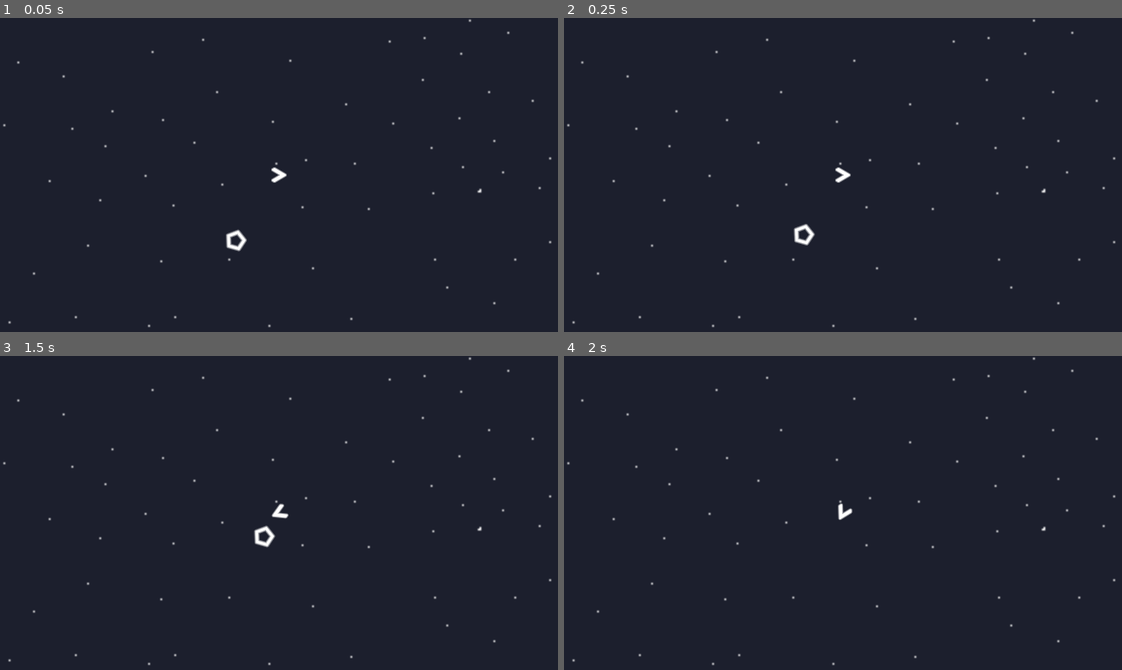
Above: before the commit, frames 1-4 (two rows, left to right).
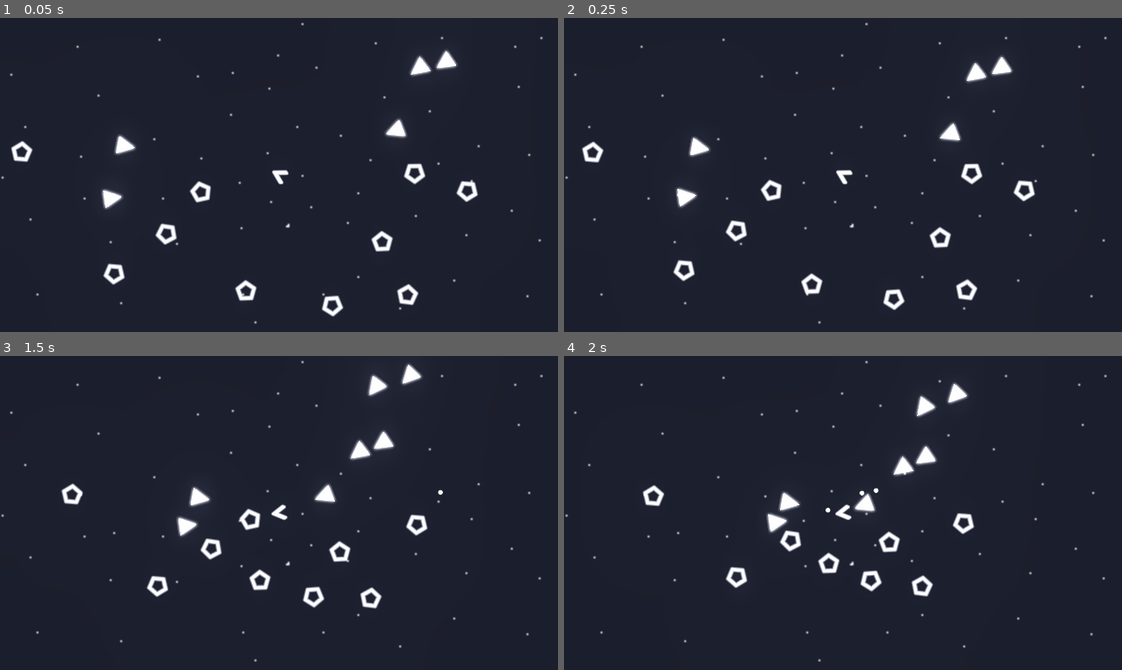
Above: after the commit, the same moments.

Repository: pattlebass/Space-jam
Game: Godot game, scene res://game.tscn
Two runs of this game, one before a commit and one after it. Both use one fixed random seed, a clock stepped at 60 frames per second and the inputs below.
Inputs (mouse positions are in pixels of both pictures, inside the frame that each line leads up to):
- Up to frame 1 (0.05 s): no input
- Up to frame 2 (0.25 s): no input
- Up to frame 3 (1.5 s): move the mouse to (401, 497) at 0.52 s; press the mouse at (401, 497) at 0.53 s; hold D (right) 0.53-1.28 s; move the mouse to (167, 528) at 1.27 s; release the mouse at (167, 528) at 1.28 s; hold A (left) from 1.28 s (still down); click (167, 528) at 1.35 s
- Up to frame 4 (2 s): keep holding A (left)

The runs differ from the first frame. In frame 1, 3.4% of the frame differs, in the area x 0-99%, y 0-99%; in frame 2, 3.4%; in frame 3, 3.5%; in frame 4, 3.3%.

Commit message:
Add files

Diff:
--- /dev/null
+++ b/Space jam/assets/bullet.gd
@@ -0,0 +1,16 @@
+extends KinematicBody2D
+
+var speed = 250
+var damage
+var parent_type
+
+func _physics_process(delta):
+	move_and_collide(Vector2(1, 0).rotated(rotation) * speed * delta)
+
+func _on_Timer_timeout():
+	queue_free()
+
+func _on_Area2D_body_entered(body):
+	if body.type != parent_type:
+		body.hp -= damage
+		queue_free()
--- /dev/null
+++ b/Space jam/assets/bullet.tscn
@@ -0,0 +1,30 @@
+[gd_scene load_steps=5 format=2]
+
+[ext_resource path="res://assets/bullet.gd" type="Script" id=1]
+[ext_resource path="res://assets/bullet.png" type="Texture" id=2]
+
+[sub_resource type="CanvasItemMaterial" id=1]
+blend_mode = 1
+
+[sub_resource type="CircleShape2D" id=2]
+radius = 2.0
+
+[node name="bullet" type="KinematicBody2D"]
+script = ExtResource( 1 )
+
+[node name="Sprite" type="Sprite" parent="."]
+material = SubResource( 1 )
+scale = Vector2( 0.1, 0.1 )
+texture = ExtResource( 2 )
+
+[node name="Timer" type="Timer" parent="."]
+wait_time = 5.0
+one_shot = true
+autostart = true
+
+[node name="Area2D" type="Area2D" parent="."]
+
+[node name="CollisionShape2D" type="CollisionShape2D" parent="Area2D"]
+shape = SubResource( 2 )
+[connection signal="timeout" from="Timer" to="." method="_on_Timer_timeout"]
+[connection signal="body_entered" from="Area2D" to="." method="_on_Area2D_body_entered"]
--- a/Space jam/assets/enemies/enemy1.gd
+++ b/Space jam/assets/enemies/enemy1.gd
@@ -3,11 +3,16 @@
 onready var player = get_parent().get_node("player")
 var speed = 20
 var damage = 1
+var hp = 2
+var type = "enemy"
+var fov = 200
 
 func _physics_process(_delta):
-	look_at(player.position)
-	move_and_slide(Vector2(1, 0).rotated(rotation) * speed)
-
+	if global_position.distance_to(player.global_position) <= fov:
+		look_at(player.position)
+		move_and_slide(Vector2(1, 0).rotated(rotation) * speed)
+	if hp <= 0:
+		queue_free()
 func _on_Area2D_body_entered(body):
 	if body == self:
 		return
--- a/Space jam/assets/enemies/enemy1.tscn
+++ b/Space jam/assets/enemies/enemy1.tscn
@@ -1,12 +1,16 @@
-[gd_scene load_steps=3 format=2]
+[gd_scene load_steps=4 format=2]
 
 [ext_resource path="res://assets/enemies/enemy1.gd" type="Script" id=1]
 [ext_resource path="res://assets/enemies/1.png" type="Texture" id=2]
+
+[sub_resource type="CanvasItemMaterial" id=1]
+blend_mode = 1
 
 [node name="enemy1" type="KinematicBody2D"]
 script = ExtResource( 1 )
 
 [node name="Sprite" type="Sprite" parent="."]
+material = SubResource( 1 )
 scale = Vector2( 0.1, 0.1 )
 texture = ExtResource( 2 )
 
--- /dev/null
+++ b/Space jam/assets/enemies/enemy2.gd
@@ -0,0 +1,19 @@
+extends "res://assets/enemies/enemy1.gd"
+
+export (PackedScene) var bullet_scene
+
+func _ready():
+	$Timer.start(rand_range(1, 2))
+	randomize()
+	speed = 30
+	damage = 1
+
+func _on_Timer_timeout():
+	if global_position.distance_to(player.global_position) <= 150:
+		var bullet = bullet_scene.instance()
+		get_parent().add_child(bullet)
+		bullet.position = global_position
+		bullet.rotation = rotation
+		bullet.damage = damage
+		bullet.parent_type = "enemy"
+	$Timer.start(rand_range(1, 2))
--- /dev/null
+++ b/Space jam/assets/enemies/enemy2.tscn
@@ -0,0 +1,29 @@
+[gd_scene load_steps=6 format=2]
+
+[ext_resource path="res://assets/enemies/enemy2.gd" type="Script" id=1]
+[ext_resource path="res://assets/bullet.tscn" type="PackedScene" id=2]
+[ext_resource path="res://assets/enemies/2.png" type="Texture" id=3]
+
+[sub_resource type="CanvasItemMaterial" id=1]
+blend_mode = 1
+
+[sub_resource type="ConvexPolygonShape2D" id=2]
+points = PoolVector2Array( -5, -5, 5, 0, -5, 5 )
+
+[node name="enemy2" type="KinematicBody2D"]
+script = ExtResource( 1 )
+bullet_scene = ExtResource( 2 )
+
+[node name="Sprite" type="Sprite" parent="."]
+material = SubResource( 1 )
+rotation = 1.5708
+scale = Vector2( 0.1, 0.1 )
+texture = ExtResource( 3 )
+
+[node name="CollisionShape2D" type="CollisionShape2D" parent="."]
+position = Vector2( -0.0809937, 0 )
+shape = SubResource( 2 )
+
+[node name="Timer" type="Timer" parent="."]
+one_shot = true
+[connection signal="timeout" from="Timer" to="." method="_on_Timer_timeout"]
--- /dev/null
+++ b/Space jam/game.gd
@@ -0,0 +1,19 @@
+extends Node2D
+
+var enemies = 0
+export (PackedScene) var enemy1_scene
+export (PackedScene) var enemy2_scene
+
+# Called when the node enters the scene tree for the first time.
+func _ready():
+	randomize()
+	for i in 300:
+		enemies += 1
+		var enemy1 = enemy1_scene.instance()
+		add_child(enemy1)
+		enemy1.position = Vector2(rand_range(-1500, 1500), rand_range(-1500, 1500))
+	for i in 300:
+		enemies += 1
+		var enemy2 = enemy2_scene.instance()
+		add_child(enemy2)
+		enemy2.position = Vector2(rand_range(-1500, 1500), rand_range(-1500, 1500))
--- a/Space jam/game.tscn
+++ b/Space jam/game.tscn
@@ -1,36 +1,54 @@
-[gd_scene load_steps=6 format=2]
+[gd_scene load_steps=12 format=2]
 
-[ext_resource path="res://assets/bg.png" type="Texture" id=1]
-[ext_resource path="res://player.gd" type="Script" id=2]
-[ext_resource path="res://assets/player/player.png" type="Texture" id=3]
-[ext_resource path="res://assets/enemies/enemy1.tscn" type="PackedScene" id=4]
+[ext_resource path="res://game.gd" type="Script" id=1]
+[ext_resource path="res://assets/enemies/enemy1.tscn" type="PackedScene" id=2]
+[ext_resource path="res://assets/enemies/enemy2.tscn" type="PackedScene" id=3]
+[ext_resource path="res://assets/bg.png" type="Texture" id=4]
+[ext_resource path="res://player.gd" type="Script" id=5]
+[ext_resource path="res://assets/bullet.tscn" type="PackedScene" id=6]
+[ext_resource path="res://assets/player/player.png" type="Texture" id=7]
 
-[sub_resource type="RectangleShape2D" id=2]
+[sub_resource type="CanvasItemMaterial" id=1]
+
+[sub_resource type="CanvasItemMaterial" id=2]
+blend_mode = 1
+
+[sub_resource type="RectangleShape2D" id=3]
 extents = Vector2( 5, 5 )
 
+[sub_resource type="Environment" id=4]
+background_mode = 4
+glow_enabled = true
+adjustment_brightness = 0.01
+
 [node name="game" type="Node2D"]
+script = ExtResource( 1 )
+enemy1_scene = ExtResource( 2 )
+enemy2_scene = ExtResource( 3 )
 
 [node name="Sprite" type="Sprite" parent="."]
-position = Vector2( 150, 80 )
-texture = ExtResource( 1 )
+material = SubResource( 1 )
+texture = ExtResource( 4 )
 region_enabled = true
-region_rect = Rect2( 0, 0, 5000, 5000 )
+region_rect = Rect2( 0, 0, 3000, 3000 )
 
 [node name="player" type="RigidBody2D" parent="."]
 position = Vector2( 140, 70 )
 gravity_scale = 0.0
 linear_damp = 1.0
 angular_damp = 2.0
-script = ExtResource( 2 )
+script = ExtResource( 5 )
+bullet_scene = ExtResource( 6 )
 
 [node name="Sprite" type="Sprite" parent="player"]
+material = SubResource( 2 )
 rotation = 1.5708
 scale = Vector2( 0.08, 0.08 )
-texture = ExtResource( 3 )
+texture = ExtResource( 7 )
 
 [node name="CollisionShape2D" type="CollisionShape2D" parent="player"]
 visible = false
-shape = SubResource( 2 )
+shape = SubResource( 3 )
 
 [node name="Camera2D" type="Camera2D" parent="player"]
 current = true
@@ -40,5 +58,38 @@
 [node name="Position2D" type="Position2D" parent="player"]
 position = Vector2( 10, 0 )
 
-[node name="enemy1" parent="." instance=ExtResource( 4 )]
-position = Vector2( 114.272, 108.225 )
+[node name="Timer" type="Timer" parent="player"]
+wait_time = 0.3
+one_shot = true
+autostart = true
+
+[node name="enemy2" parent="." instance=ExtResource( 3 )]
+position = Vector2( 50.7731, 53.3125 )
+rotation = 1.5708
+
+[node name="enemy1" parent="." instance=ExtResource( 2 )]
+position = Vector2( 170.62, 145.79 )
+
+[node name="enemy3" parent="." instance=ExtResource( 2 )]
+position = Vector2( 218.784, 69.2257 )
+
+[node name="enemy4" parent="." instance=ExtResource( 2 )]
+position = Vector2( 94.2222, 79.6889 )
+
+[node name="enemy5" parent="." instance=ExtResource( 2 )]
+position = Vector2( 249.012, 79.5228 )
+
+[node name="enemy6" parent="." instance=ExtResource( 2 )]
+position = Vector2( 120.463, 137.486 )
+
+[node name="enemy7" parent="." instance=ExtResource( 2 )]
+position = Vector2( 214.134, 139.811 )
+
+[node name="enemy8" parent="." instance=ExtResource( 2 )]
+position = Vector2( 74.4584, 103.771 )
+
+[node name="enemy9" parent="." instance=ExtResource( 2 )]
+position = Vector2( 199.851, 109.252 )
+
+[node name="WorldEnvironment" type="WorldEnvironment" parent="."]
+environment = SubResource( 4 )
--- a/Space jam/player.gd
+++ b/Space jam/player.gd
@@ -2,10 +2,12 @@
 
 var hp = 5
 var speed = 200
-var turning_speed = 200
+var type = "player"
+var damage = 1
+#var turning_speed = 200
 var thrust = Vector2()
-var rotation_direction = 0
-
+#var rotation_direction = 0
+export (PackedScene) var bullet_scene
 func _physics_process(delta):
 	movement()
 
@@ -14,12 +16,22 @@
 		thrust = Vector2(speed, 0)
 	else:
 		thrust = Vector2()
-	if Input.is_action_pressed("left"):
-		rotation_direction = -1
-	elif Input.is_action_pressed("right"):
-		rotation_direction = 1
-	else:
-		rotation_direction = 0
+	if Input.is_action_pressed("shoot") && $Timer.is_stopped():
+		$Timer.start()
+		var bullet = bullet_scene.instance()
+		get_parent().add_child(bullet)
+		bullet.position = $Position2D.global_position
+		bullet.rotation = rotation
+		bullet.parent_type = "player"
+		bullet.damage = damage
+
+	#if Input.is_action_pressed("left"):
+	#	rotation_direction = -1
+	#elif Input.is_action_pressed("right"):
+	#	rotation_direction = 1
+	#else:
+	#	rotation_direction = 0
+	look_at(get_global_mouse_position())
 func _integrate_forces(state):
 	set_applied_force(thrust.rotated(rotation))
-	set_applied_torque(rotation_direction * turning_speed)
+	#set_applied_torque(rotation_direction * turning_speed)
--- a/Space jam/project.godot
+++ b/Space jam/project.godot
@@ -33,6 +33,8 @@
 up={
 "deadzone": 0.5,
 "events": [ Object(InputEventKey,"resource_local_to_scene":false,"resource_name":"","device":0,"alt":false,"shift":false,"control":false,"meta":false,"command":false,"pressed":false,"scancode":87,"unicode":0,"echo":false,"script":null)
+, Object(InputEventKey,"resource_local_to_scene":false,"resource_name":"","device":0,"alt":false,"shift":false,"control":false,"meta":false,"command":false,"pressed":false,"scancode":16777232,"unicode":0,"echo":false,"script":null)
+, Object(InputEventMouseButton,"resource_local_to_scene":false,"resource_name":"","device":0,"alt":false,"shift":false,"control":false,"meta":false,"command":false,"button_mask":0,"position":Vector2( 0, 0 ),"global_position":Vector2( 0, 0 ),"factor":1.0,"button_index":2,"pressed":false,"doubleclick":false,"script":null)
  ]
 }
 down={
@@ -43,15 +45,21 @@
 left={
 "deadzone": 0.5,
 "events": [ Object(InputEventKey,"resource_local_to_scene":false,"resource_name":"","device":0,"alt":false,"shift":false,"control":false,"meta":false,"command":false,"pressed":false,"scancode":65,"unicode":0,"echo":false,"script":null)
+, Object(InputEventKey,"resource_local_to_scene":false,"resource_name":"","device":0,"alt":false,"shift":false,"control":false,"meta":false,"command":false,"pressed":false,"scancode":16777231,"unicode":0,"echo":false,"script":null)
  ]
 }
 right={
 "deadzone": 0.5,
 "events": [ Object(InputEventKey,"resource_local_to_scene":false,"resource_name":"","device":0,"alt":false,"shift":false,"control":false,"meta":false,"command":false,"pressed":false,"scancode":68,"unicode":0,"echo":false,"script":null)
+, Object(InputEventKey,"resource_local_to_scene":false,"resource_name":"","device":0,"alt":false,"shift":false,"control":false,"meta":false,"command":false,"pressed":false,"scancode":16777233,"unicode":0,"echo":false,"script":null)
+ ]
+}
+shoot={
+"deadzone": 0.5,
+"events": [ Object(InputEventMouseButton,"resource_local_to_scene":false,"resource_name":"","device":0,"alt":false,"shift":false,"control":false,"meta":false,"command":false,"button_mask":0,"position":Vector2( 0, 0 ),"global_position":Vector2( 0, 0 ),"factor":1.0,"button_index":1,"pressed":false,"doubleclick":false,"script":null)
  ]
 }
 
 [rendering]
 
-quality/driver/driver_name="GLES2"
 environment/default_environment="res://default_env.tres"
Binary file added: Space jam/assets/bullet.png
Binary file added: Space jam/assets/enemies/2.png
Not shown, added: Space jam/assets/enemies/2.png.import
